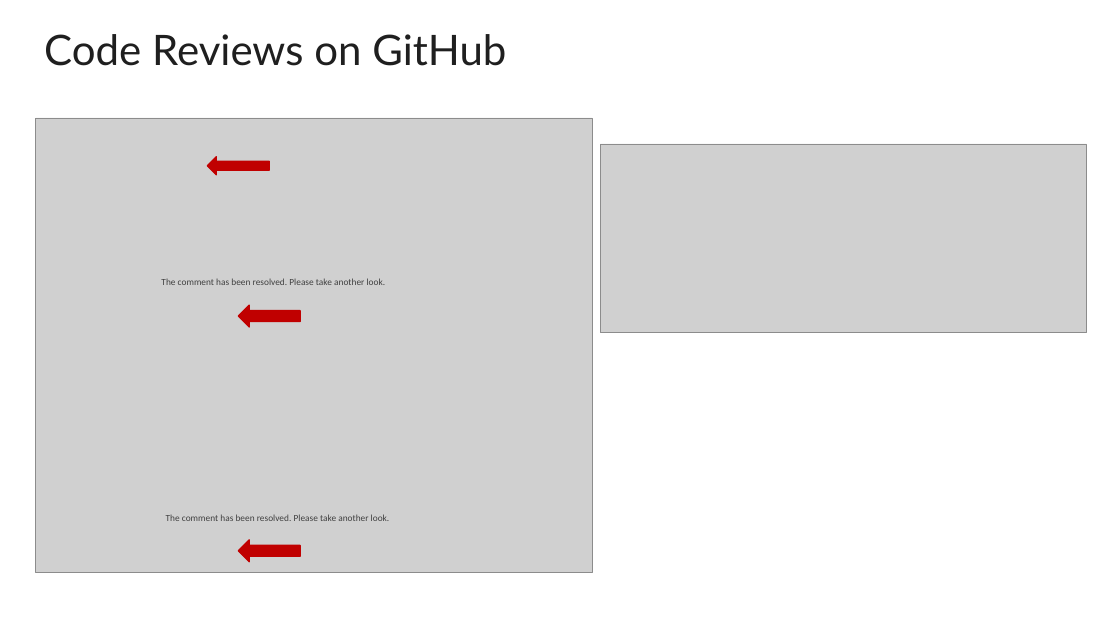
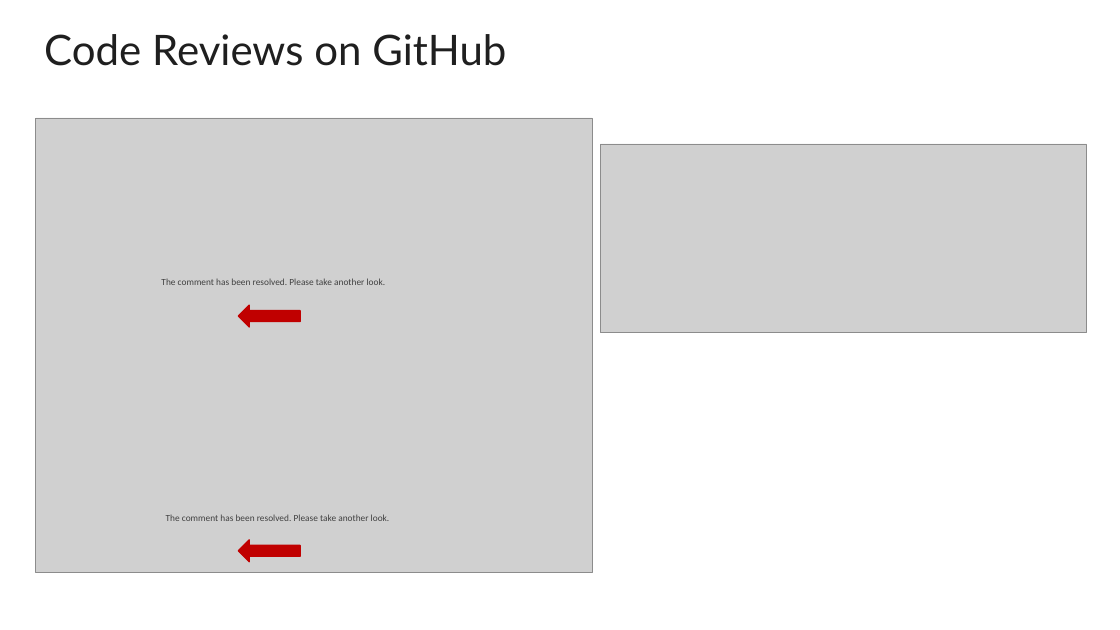
Before and after one commit to johnxu21/johnxu21.github.io, a slide deck: slide 31 of teaching/CS472/Timetable/Git-and-GitHub-Revised1.pptx (slide 29 before the commit). Drawn at 1120x630 pixels with LibreOffice and Linux fonts; fonts in the diff are those of the drawing; grey boxes stand for pictures. Boxes give left, top, right and bottom in pixels: in the first picture for what was removed or moved away, otherwise in the second. Text is boxed around its words. In the diff, an @@ line names an element or a change of style, - is before the commit and + after.

```diff
--- a/teaching/CS472/Timetable/Git-and-GitHub-Revised1.pptx
+++ b/teaching/CS472/Timetable/Git-and-GitHub-Revised1.pptx
@@ left arrow removed at [208, 156, 270, 175] @@
```
Also in this commit, not shown: 5 other slides changed, 7 slides added, 7 slides removed, 4 other files.
